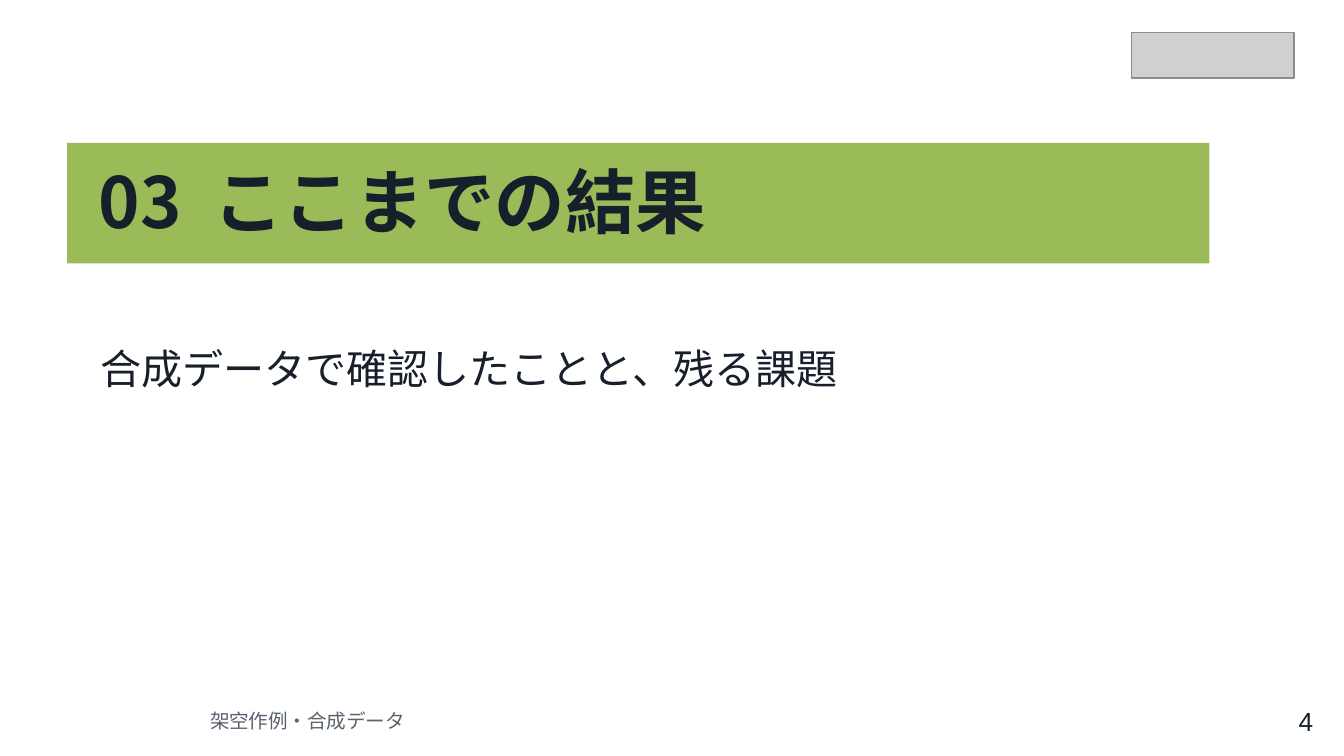
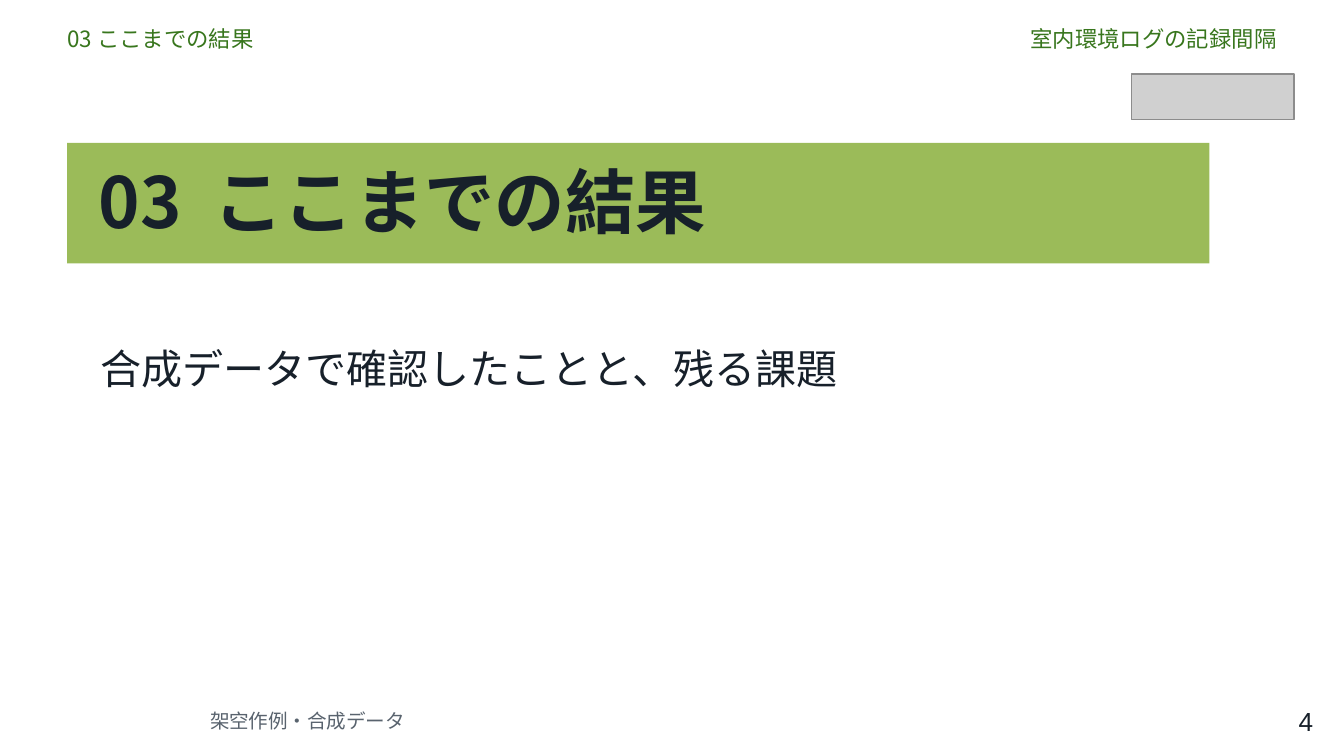
Before and after one commit to cpslab/skill-create-slides, a slide deck: slide 4 of assets/visual-reference/cps-layout-reference.pptx. Drawn at 1344x756 pixels with LibreOffice and Linux fonts; fonts in the diff are those of the drawing; grey boxes stand for pictures. Boxes give left, top, right and bottom in pixels: in the first picture for what was removed or moved away, otherwise in the second. Text is boxed around its words. In the diff, an @@ line names an element or a change of style, - is before the commit and + after.

```diff
--- a/assets/visual-reference/cps-layout-reference.pptx
+++ b/assets/visual-reference/cps-layout-reference.pptx
@@ text added at [67, 28, 254, 49], 12 pt, text #38761D @@
+03 ここまでの結果
@@ text added at [1030, 28, 1276, 49], 12 pt, text #38761D @@
+室内環境ログの記録間隔
@@ picture: place and size @@
-picture at [1132, 32, 1294, 78]
+picture at [1132, 74, 1294, 120]
```
Also in this commit, not shown: 6 other slides changed, 1 slide added, 26 other files.
